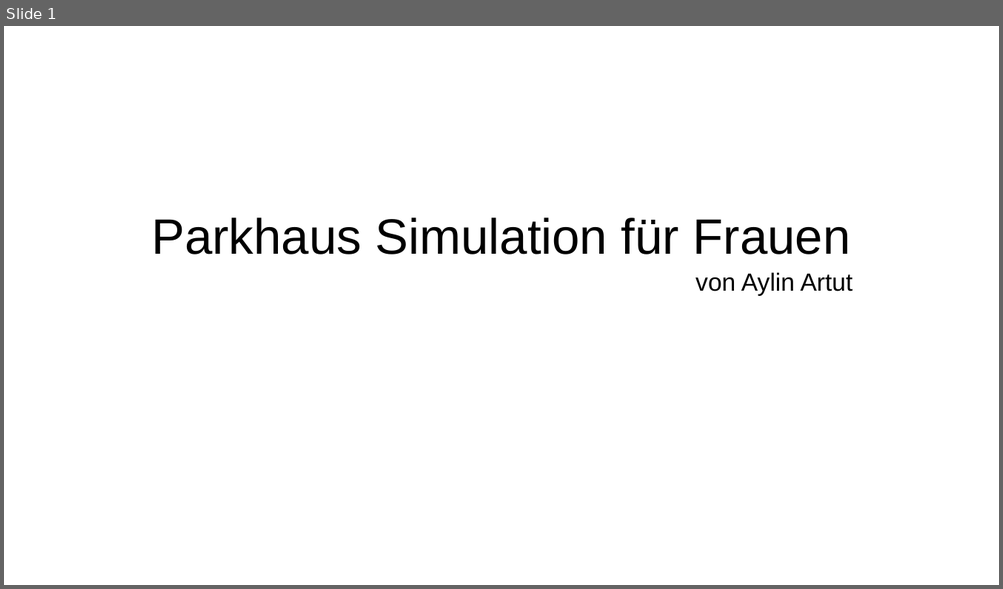
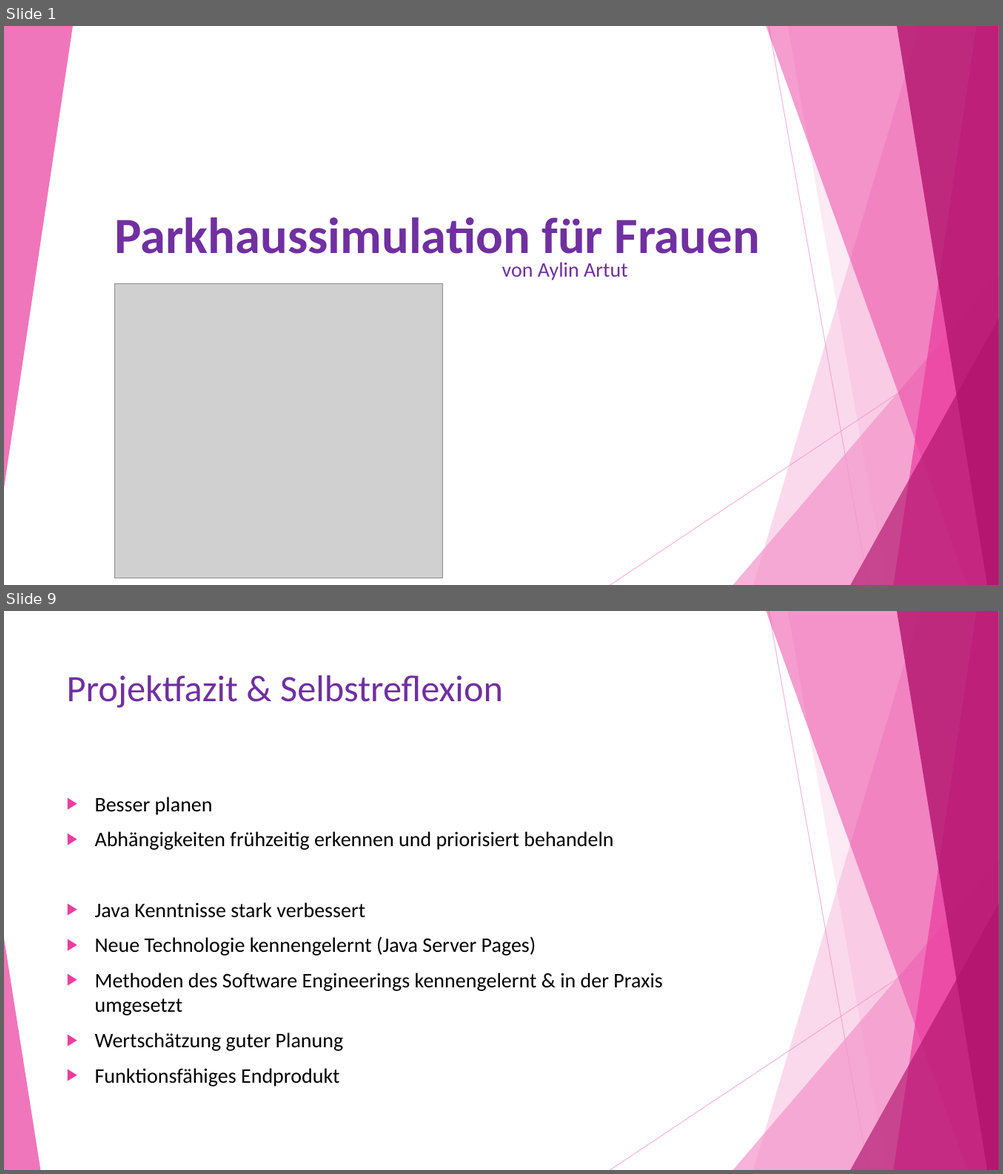
Before and after one commit to AylinArtut/ParkhausSimulation, a slide deck: Dokumente/Präsentation_Aylin_Artut.odp. Shown one above the other, each under a label of ours: slide 1 before the commit, slides 1 and 9 after it; the slides between them are not shown. The pictures are 1003x589 and 1003x1174 pixels, drawn with LibreOffice and Linux fonts; fonts in the diff are those of the drawing; grey boxes stand for pictures. Boxes give left, top, right and bottom in pixels: in the first picture for what was removed or moved away, otherwise in the second. Text is boxed around its words. In the diff, an @@ line names an element or a change of style, - is before the commit and + after.

```diff
--- a/Dokumente/Präsentation_Aylin_Artut.odp
+++ b/Dokumente/Präsentation_Aylin_Artut.odp
@@ slide 9 added at [4,611,999,1170], background #FFFFFF; not listed: 9 template elements that a slide beside it also shows @@
@@ title added at [67,675,503,708], 36 pt, text #7030A0 @@
+Projektfazit & Selbstreflexion
@@ text added at [95,797,662,1087], 20 pt, text #000000 @@
+▶ Besser planen
+▶ Abhängigkeiten frühzeitig erkennen und priorisiert behandeln
+▶ Java Kenntnisse stark verbessert
+▶ Neue Technologie kennengelernt (Java Server Pages)
+▶ Methoden des Software Engineerings kennengelernt & in der Praxis umgesetzt
+▶ Wertschätzung guter Planung
+▶ Funktionsfähiges Endprodukt
@@ freeform shape added at [4,939,40,1170], fill #EB3D9F at 70% opacity @@
@@ slide 1 changed as well @@
@@ group added at [4,26,999,585]: 8 freeform shapes, 2 lines @@
@@ title at [115,217,760,266]: text changed; size 48 to 49 pt; font Arial to Calibri; text colour #000000 to #7030A0; bold on @@
-Parkhaus Simulation für Frauen
+Parkhaussimulation für Frauen
@@ subtitle "von Aylin Artut": place and size @@
-subtitle "von Aylin Artut" at [695,272,853,296]
+subtitle "von Aylin Artut" at [502,262,627,281]
@@ subtitle "von Aylin Artut" at [502,262,627,281]: size 24 to 20 pt, font Arial to Calibri, text colour #000000 to #7030A0; alignment centre to left @@
@@ picture added at [115,284,443,579] @@
```
Also in this commit, not shown: 8 other slides added, 1 slide removed, 1 other file.
